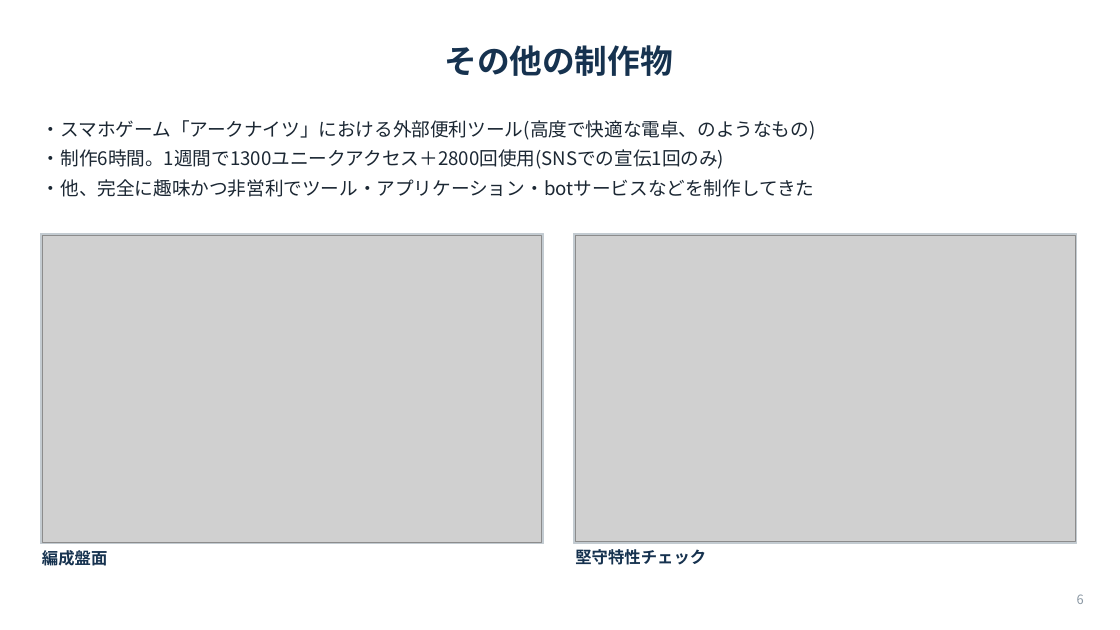
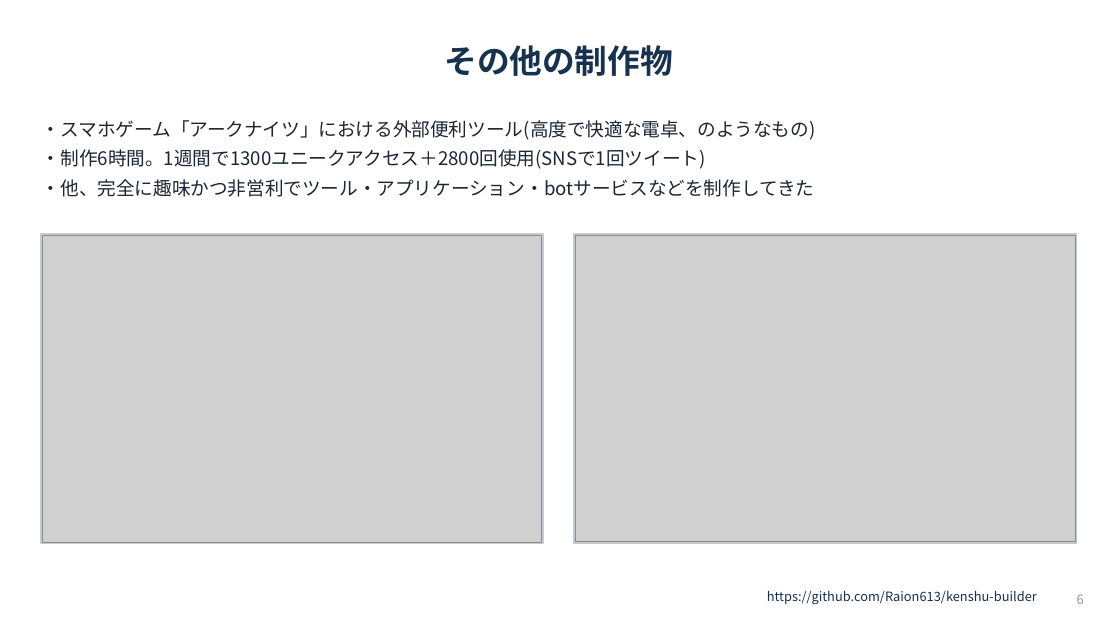
Before and after one commit to Raion613/pharmacy-app, a slide deck: slide 6 of docs/紹介資料.pptx. Drawn at 1120x630 pixels with LibreOffice and Linux fonts; fonts in the diff are those of the drawing; grey boxes stand for pictures. Boxes give left, top, right and bottom in pixels: in the first picture for what was removed or moved away, otherwise in the second. Text is boxed around its words. In the diff, an @@ line names an element or a change of style, - is before the commit and + after.

```diff
--- a/docs/紹介資料.pptx
+++ b/docs/紹介資料.pptx
@@ text at bbox=[42, 149, 706, 169]: text changed @@
-・制作6時間。1週間で1300ユニークアクセス＋2800回使用(SNSでの宣伝1回のみ)
+・制作6時間。1週間で1300ユニークアクセス＋2800回使用(SNSで1回ツイート)
@@ text removed at bbox=[42, 547, 107, 569] @@
-編成盤面
@@ text removed at bbox=[575, 549, 706, 565] @@
-堅守特性チェック
@@ text added at bbox=[767, 590, 1037, 604], 11 pt, text #16324F @@
+https://github.com/Raion613/kenshu-builder
```
Also in this commit, not shown: 2 other slides changed.
